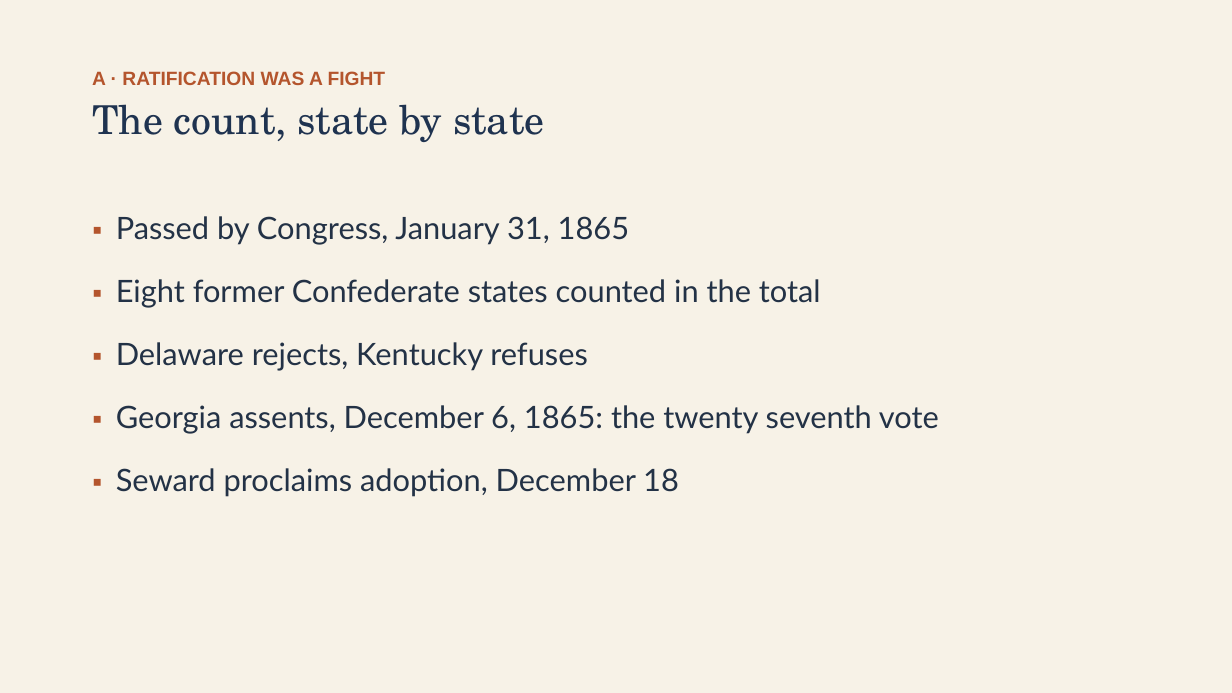
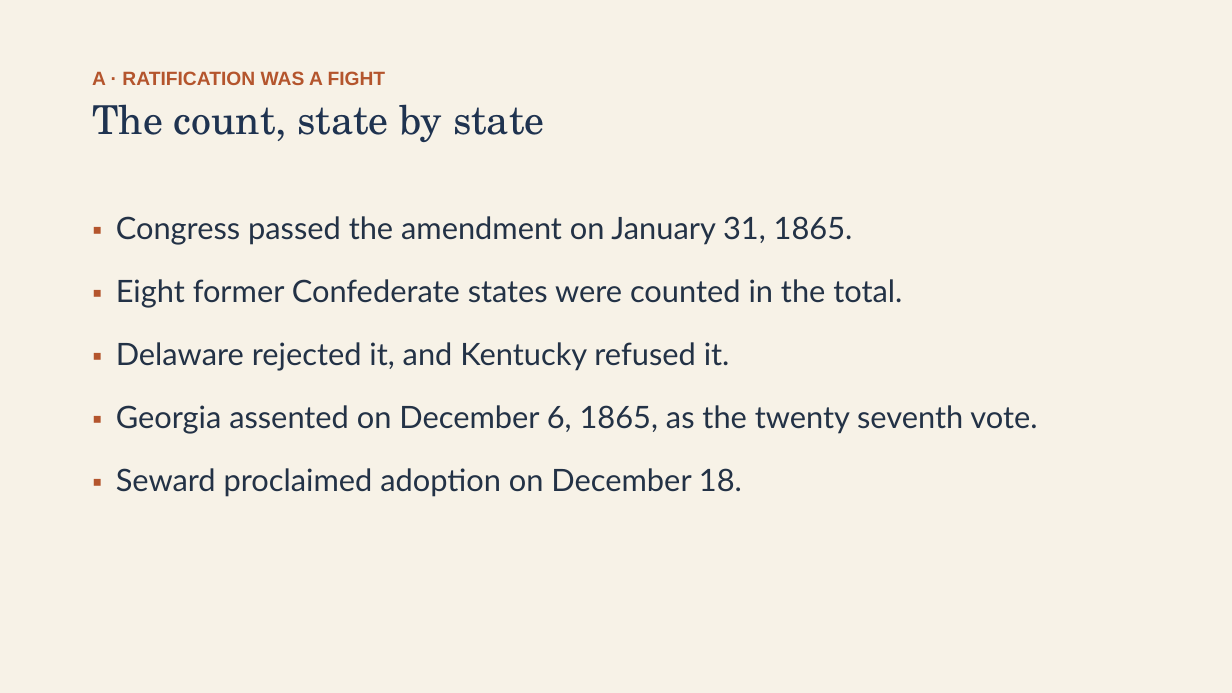
Before and after one commit to ab17gthb/humanities-curriculum-group, a slide deck: slide 5 of reconstruction/lesson-02/lesson-02-slides.pptx. Drawn at 1232x693 pixels with LibreOffice and Linux fonts; fonts in the diff are those of the drawing. Boxes give left, top, right and bottom in pixels: in the first picture for what was removed or moved away, otherwise in the second. Text is boxed around its words. In the diff, an @@ line names an element or a change of style, - is before the commit and + after.

Commit message:
Rollout: Reconstruction L2 reworked and live (The Thirteenth Amendment and the Meaning of Freedom)

```diff
--- a/reconstruction/lesson-02/lesson-02-slides.pptx
+++ b/reconstruction/lesson-02/lesson-02-slides.pptx
@@ text at [116, 216, 1037, 497]: text changed @@
-▪ Passed by Congress, January 31, 1865
-▪ Eight former Confederate states counted in the total
-▪ Delaware rejects, Kentucky refuses
-▪ Georgia assents, December 6, 1865: the twenty seventh vote
-▪ Seward proclaims adoption, December 18
+▪ Congress passed the amendment on January 31, 1865.
+▪ Eight former Confederate states were counted in the total.
+▪ Delaware rejected it, and Kentucky refused it.
+▪ Georgia assented on December 6, 1865, as the twenty seventh vote.
+▪ Seward proclaimed adoption on December 18.
```
Also in this commit, not shown: 9 other slides changed, 6 other files.
